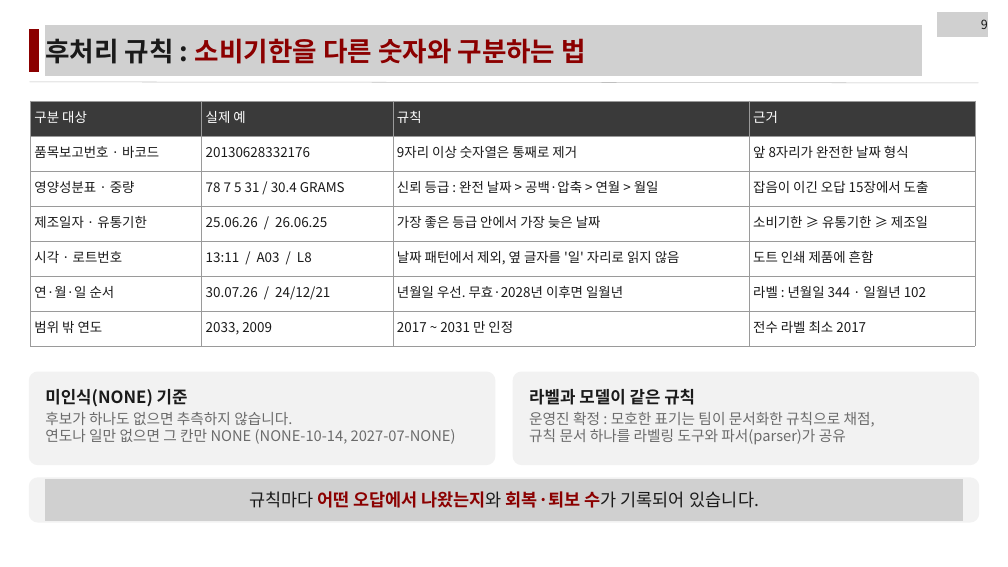
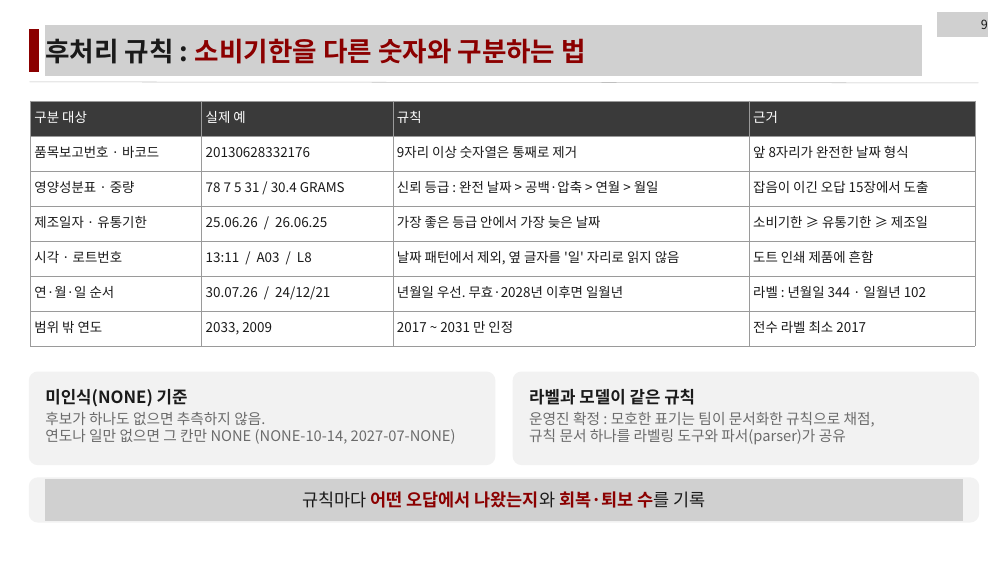
Before and after one commit to LEEbyeongchul/itda3-CODE-subway, a slide deck: slide 9 of 발표/[CODE]_서브웨이_본선발표.pptx. Drawn at 1008x567 pixels with LibreOffice and Linux fonts; fonts in the diff are those of the drawing; grey boxes stand for pictures. Boxes give left, top, right and bottom in pixels: in the first picture for what was removed or moved away, otherwise in the second. Text is boxed around its words. In the diff, an @@ line names an element or a change of style, - is before the commit and + after.

```diff
--- a/발표/[CODE]_서브웨이_본선발표.pptx
+++ b/발표/[CODE]_서브웨이_본선발표.pptx
@@ text at (45, 412, 265, 425): text changed @@
-후보가 하나도 없으면 추측하지 않습니다.
+후보가 하나도 없으면 추측하지 않음.
@@ text at (302, 491, 706, 508): text changed @@
-규칙마다 어떤 오답에서 나왔는지와 회복·퇴보 수가 기록되어 있습니다.
+규칙마다 어떤 오답에서 나왔는지와 회복·퇴보 수를 기록
```
Also in this commit, not shown: 16 other slides changed, 1 other file.
